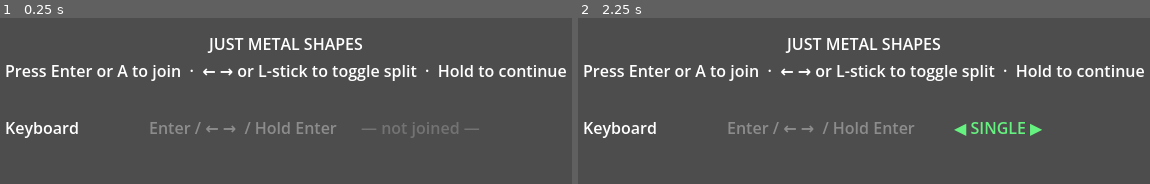
Above: before the commit, frames 1-2 (left to right).
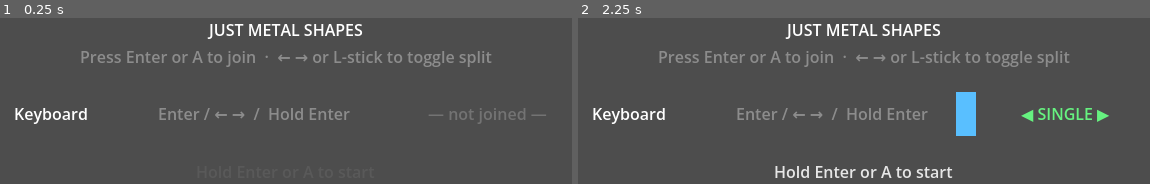
Above: after the commit, the same moments.

Repository: AgustinRamiroDiaz/just-metal-shapes
Game: Godot game, scene res://scenes/main_menu.tscn
The game is run twice, just before and just after one commit, with the same random seed, the same clock (stepped at 60 frames per second) and the same inputs. The engine's default icon, where the game draws it, is replaced by a stand-in: a white triangle on a blue panel in a dark square.
Inputs:
- Up to frame 1 (0.25 s): no input
- Up to frame 2 (2.25 s): tap Enter at 0.5, 1.25, 2 s; hold D (p1_right) 0.53-1.28 s; tap K (p2_down) at 0.6 s; hold S (p1_down) 1.28-2.03 s; tap J (p2_left) at 1.35 s; hold D (p1_right) from 2.03 s (still down); tap L (p2_right) at 2.1 s

The runs differ from the first frame. In frame 1, 9.3% of the frame differs, in the area x 1-99%, y 3-73%; in frame 2, 12%, in the area x 1-99%, y 3-97%.

Commit message:
improve menu

Diff:
--- a/scenes/main_menu.tscn
+++ b/scenes/main_menu.tscn
@@ -10,54 +10,34 @@
 grow_vertical = 2
 script = ExtResource("1_menu")
 
-[node name="Stage1" type="CenterContainer" parent="."]
+[node name="CenterContainer" type="CenterContainer" parent="."]
 anchors_preset = 15
 anchor_right = 1.0
 anchor_bottom = 1.0
 grow_horizontal = 2
 grow_vertical = 2
 
-[node name="VBox" type="VBoxContainer" parent="Stage1"]
+[node name="VBox" type="VBoxContainer" parent="CenterContainer"]
 alignment = 1
 
-[node name="TitleLabel" type="Label" parent="Stage1/VBox"]
+[node name="TitleLabel" type="Label" parent="CenterContainer/VBox"]
 text = "JUST METAL SHAPES"
 horizontal_alignment = 1
 
-[node name="SubtitleLabel" type="Label" parent="Stage1/VBox"]
-text = "Press Enter or A to join  ·  ← → or L-stick to toggle split  ·  Hold to continue"
+[node name="SubtitleLabel" type="Label" parent="CenterContainer/VBox"]
+text = "Press Enter or A to join  ·  ← → or L-stick to toggle split"
 horizontal_alignment = 1
+modulate = Color(0.55, 0.55, 0.55, 1)
 
-[node name="Spacer" type="Control" parent="Stage1/VBox"]
+[node name="Spacer" type="Control" parent="CenterContainer/VBox"]
 custom_minimum_size = Vector2(0, 16)
 
-[node name="DeviceList" type="VBoxContainer" parent="Stage1/VBox"]
+[node name="DeviceList" type="VBoxContainer" parent="CenterContainer/VBox"]
 
-[node name="Spacer2" type="Control" parent="Stage1/VBox"]
+[node name="Spacer2" type="Control" parent="CenterContainer/VBox"]
 custom_minimum_size = Vector2(0, 16)
 
-[node name="Stage2" type="CenterContainer" parent="."]
-anchors_preset = 15
-anchor_right = 1.0
-anchor_bottom = 1.0
-grow_horizontal = 2
-grow_vertical = 2
-visible = false
-
-[node name="VBox" type="VBoxContainer" parent="Stage2"]
-alignment = 1
-
-[node name="TitleLabel" type="Label" parent="Stage2/VBox"]
-text = "Players Ready"
+[node name="HoldHintLabel" type="Label" parent="CenterContainer/VBox"]
+text = "Hold Enter or A to start"
 horizontal_alignment = 1
-
-[node name="Spacer" type="Control" parent="Stage2/VBox"]
-custom_minimum_size = Vector2(0, 16)
-
-[node name="PlayerList" type="VBoxContainer" parent="Stage2/VBox"]
-
-[node name="Spacer2" type="Control" parent="Stage2/VBox"]
-custom_minimum_size = Vector2(0, 16)
-
-[node name="StartButton" type="Button" parent="Stage2/VBox"]
-text = "Start Game"
+modulate = Color(0.35, 0.35, 0.35, 1)
--- a/scripts/main_menu.gd
+++ b/scripts/main_menu.gd
@@ -27,39 +27,32 @@
 
 
 var device_slots: Array = []
-var device_rows: Array = []  # Array of {name_label, status_label}
+var device_rows: Array = []  # Array of {dots: HBoxContainer, status: Label}
 var hold_timers: Dictionary = {}  # slot_idx -> float
 var last_stick_dir: Dictionary = {}  # device_index -> int (-1, 0, 1)
 
-@onready var stage1: Control = $Stage1
-@onready var stage2: Control = $Stage2
-@onready var device_list: VBoxContainer = $Stage1/VBox/DeviceList
-@onready var player_list: VBoxContainer = $Stage2/VBox/PlayerList
-@onready var start_button: Button = $Stage2/VBox/StartButton
+@onready var device_list: VBoxContainer = $CenterContainer/VBox/DeviceList
+@onready var hold_hint_label: Label = $CenterContainer/VBox/HoldHintLabel
 
 
 func _ready() -> void:
 	GameConfig.players.clear()
-	start_button.focus_mode = Control.FOCUS_NONE
-	start_button.pressed.connect(_on_start_pressed)
 	Input.joy_connection_changed.connect(_on_joy_connection_changed)
 	_rebuild_devices()
-	stage1.visible = true
-	stage2.visible = false
 
 
 func _process(delta: float) -> void:
-	if stage2.visible or hold_timers.is_empty():
-		return
-	var should_continue := false
+	if hold_timers.is_empty():
+		return
+	var should_start := false
 	for idx in hold_timers.keys():
 		hold_timers[idx] += delta
 		if hold_timers[idx] >= HOLD_TIME:
-			should_continue = true
-	_refresh_stage1()
-	if should_continue:
+			should_start = true
+	_refresh()
+	if should_start:
 		hold_timers.clear()
-		_on_continue_pressed()
+		_start_game()
 
 
 func _rebuild_devices() -> void:
@@ -68,7 +61,6 @@
 	device_slots.clear()
 	device_rows.clear()
 
-	# Keyboard is always available
 	var kb := DeviceSlot.new()
 	kb.display_name = "Keyboard"
 	kb.is_keyboard = true
@@ -85,45 +77,47 @@
 	for slot in device_slots:
 		var s: DeviceSlot = slot
 		var row := HBoxContainer.new()
-		row.custom_minimum_size = Vector2(420, 44)
+		row.custom_minimum_size = Vector2(480, 44)
 
 		var name_lbl := Label.new()
 		name_lbl.custom_minimum_size = Vector2(140, 0)
 		name_lbl.text = s.display_name
 
 		var hint_lbl := Label.new()
-		hint_lbl.custom_minimum_size = Vector2(160, 0)
+		hint_lbl.custom_minimum_size = Vector2(200, 0)
 		hint_lbl.text = _hint_for(s)
 		hint_lbl.modulate = Color(0.55, 0.55, 0.55)
 
+		var dots_box := HBoxContainer.new()
+		dots_box.custom_minimum_size = Vector2(52, 0)
+		dots_box.alignment = BoxContainer.ALIGNMENT_CENTER
+		dots_box.add_theme_constant_override("separation", 4)
+
 		var status_lbl := Label.new()
-		status_lbl.custom_minimum_size = Vector2(160, 0)
+		status_lbl.custom_minimum_size = Vector2(140, 0)
 		status_lbl.horizontal_alignment = HORIZONTAL_ALIGNMENT_CENTER
 
 		row.add_child(name_lbl)
 		row.add_child(hint_lbl)
+		row.add_child(dots_box)
 		row.add_child(status_lbl)
 		device_list.add_child(row)
-		device_rows.append({"status": status_lbl})
-
-	_refresh_stage1()
+		device_rows.append({"dots": dots_box, "status": status_lbl})
+
+	_refresh()
 
 
 func _hint_for(slot: DeviceSlot) -> String:
 	if slot.is_keyboard:
-		return "Enter / ← →  / Hold Enter"
-	return "A / D-Pad or L-Stick / Hold A"
+		return "Enter / ← →  /  Hold Enter"
+	return "A / D-Pad or L-Stick  /  Hold A"
 
 
 func _on_joy_connection_changed(_device: int, _connected: bool) -> void:
-	if stage1.visible:
-		_rebuild_devices()
+	_rebuild_devices()
 
 
 func _unhandled_input(event: InputEvent) -> void:
-	if stage2.visible:
-		return
-
 	if event is InputEventKey and not event.echo:
 		var idx := _keyboard_slot_index()
 		if event.pressed:
@@ -172,7 +166,7 @@
 		elif absf(event.axis_value) < STICK_RESET:
 			new_dir = 0
 		else:
-			return  # in deadzone transition, ignore
+			return
 		if new_dir != prev_dir:
 			last_stick_dir[event.device] = new_dir
 			if new_dir == 1:
@@ -187,7 +181,7 @@
 	var s: DeviceSlot = device_slots[slot_idx]
 	if not s.joined:
 		s.joined = true
-		_refresh_stage1()
+		_refresh()
 	else:
 		hold_timers[slot_idx] = 0.0
 
@@ -201,24 +195,21 @@
 		var s: DeviceSlot = device_slots[slot_idx]
 		s.joined = false
 		s.split = false
-	_refresh_stage1()
+	_refresh()
 
 
 func _keyboard_slot_index() -> int:
-	var i := 0
-	for slot: DeviceSlot in device_slots:
-		if slot.is_keyboard:
+	for i in device_slots.size():
+		if (device_slots[i] as DeviceSlot).is_keyboard:
 			return i
-		i += 1
 	return -1
 
 
 func _gamepad_slot_index(device_index: int) -> int:
-	var i := 0
-	for slot: DeviceSlot in device_slots:
-		if not slot.is_keyboard and slot.device_index == device_index:
+	for i in device_slots.size():
+		var s: DeviceSlot = device_slots[i]
+		if not s.is_keyboard and s.device_index == device_index:
 			return i
-		i += 1
 	return -1
 
 
@@ -229,16 +220,49 @@
 	if not s.joined:
 		return
 	s.split = enable_split
-	_refresh_stage1()
-
-
-func _refresh_stage1() -> void:
-	var i := 0
-	for slot: DeviceSlot in device_slots:
+	_refresh()
+
+
+func _get_slot_colors(slot_idx: int) -> Array:
+	var color_index := 0
+	for i in device_slots.size():
+		var s: DeviceSlot = device_slots[i]
+		if not s.joined:
+			continue
+		var types := s.get_input_types()
+		if i == slot_idx:
+			var result := []
+			for _j in types.size():
+				result.append(
+					GameConfig.PLAYER_COLORS[color_index % GameConfig.PLAYER_COLORS.size()]
+				)
+				color_index += 1
+			return result
+		color_index += types.size()
+	return []
+
+
+func _refresh() -> void:
+	var any_joined := false
+	for i in device_slots.size():
+		var slot: DeviceSlot = device_slots[i]
+		var dots_box: HBoxContainer = device_rows[i]["dots"]
 		var status_lbl: Label = device_rows[i]["status"]
-		i += 1
-		if hold_timers.has(i - 1):
-			var progress := minf(hold_timers[i - 1] / HOLD_TIME, 1.0)
+
+		# Rebuild color dots
+		for child in dots_box.get_children():
+			child.queue_free()
+		if slot.joined:
+			any_joined = true
+			for color in _get_slot_colors(i):
+				var dot := ColorRect.new()
+				dot.custom_minimum_size = Vector2(20, 20)
+				dot.color = color
+				dots_box.add_child(dot)
+
+		# Status text
+		if hold_timers.has(i):
+			var progress := minf(hold_timers[i] / HOLD_TIME, 1.0)
 			var filled := roundi(progress * 8)
 			status_lbl.text = "█".repeat(filled) + "░".repeat(8 - filled)
 			status_lbl.modulate = Color(1.0, 0.88, 0.35)
@@ -252,8 +276,10 @@
 			status_lbl.text = "◀ SINGLE ▶"
 			status_lbl.modulate = Color(0.4, 0.95, 0.5)
 
-
-func _on_continue_pressed() -> void:
+	hold_hint_label.modulate = Color(0.9, 0.9, 0.9) if any_joined else Color(0.35, 0.35, 0.35)
+
+
+func _start_game() -> void:
 	GameConfig.players.clear()
 	var color_index := 0
 	for slot in device_slots:
@@ -266,32 +292,4 @@
 			]
 			GameConfig.players.append(GameConfig.PlayerConfig.new(input_type, color))
 			color_index += 1
-	_build_stage2()
-	stage1.visible = false
-	stage2.visible = true
-
-
-func _build_stage2() -> void:
-	for child in player_list.get_children():
-		child.queue_free()
-	var player_number := 1
-	for cfg in GameConfig.players:
-		var row := HBoxContainer.new()
-		row.custom_minimum_size = Vector2(0, 36)
-
-		var dot := ColorRect.new()
-		dot.custom_minimum_size = Vector2(24, 24)
-		dot.color = cfg.color
-
-		var lbl := Label.new()
-		lbl.text = "  Player %d  —  %s" % [player_number, GameConfig.INPUT_LABELS[cfg.input_type]]
-		lbl.modulate = cfg.color
-
-		row.add_child(dot)
-		row.add_child(lbl)
-		player_list.add_child(row)
-		player_number += 1
-
-
-func _on_start_pressed() -> void:
 	get_tree().change_scene_to_file(SCENE_GAME)
